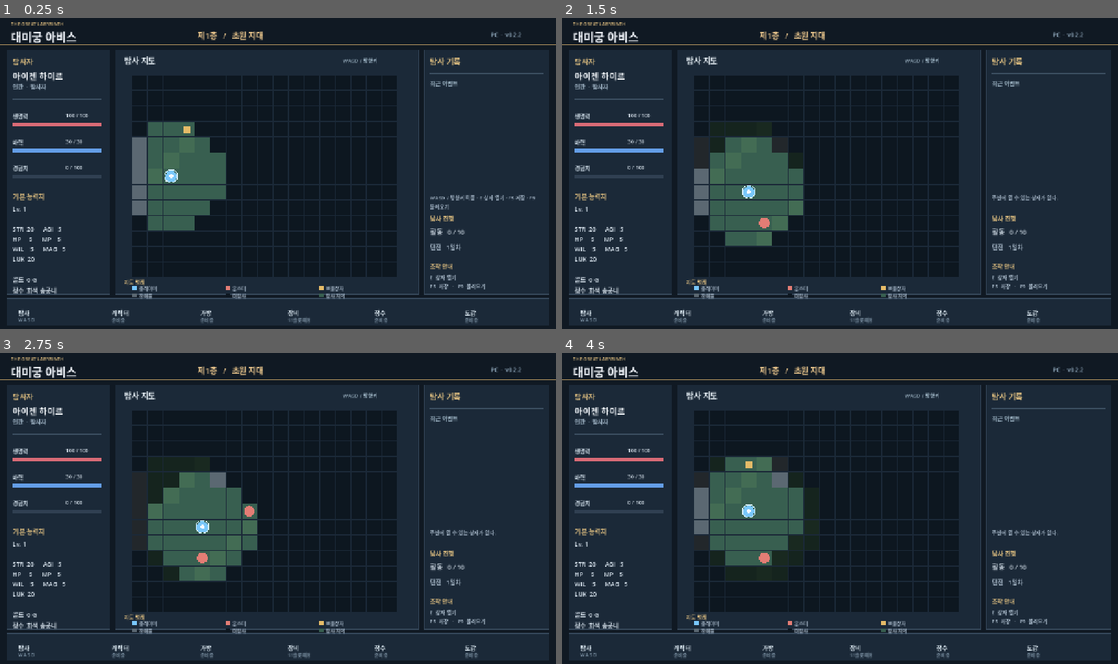
Above: before the commit, frames 1-4 (two rows, left to right).
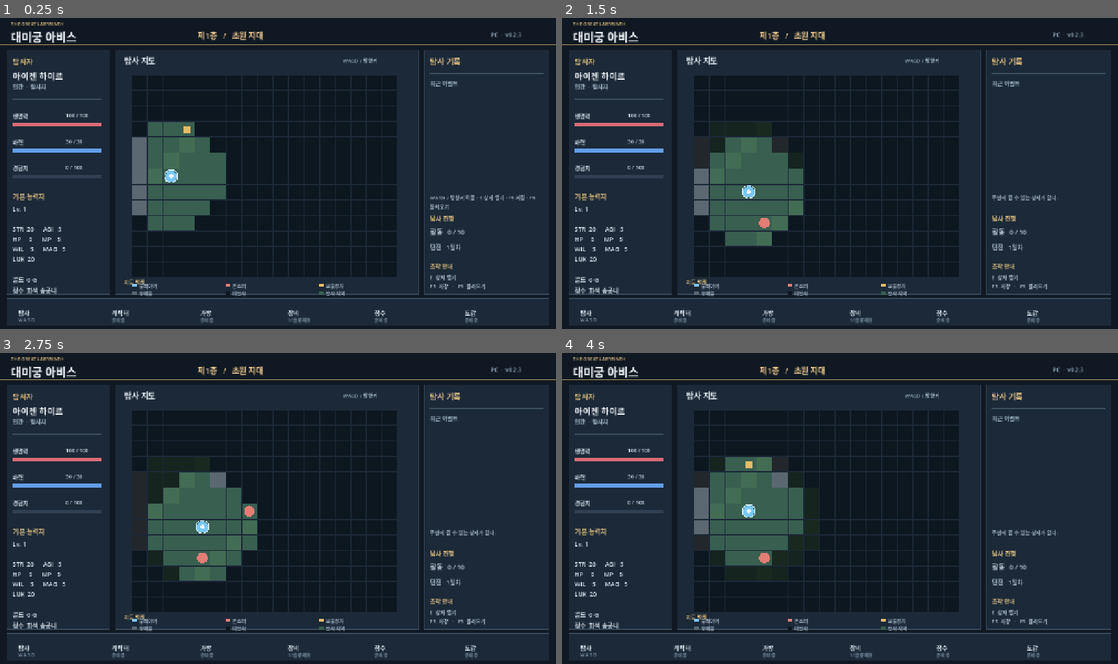
Above: after the commit, the same moments.

Repository: anjunhui007-dev/Abyss_v0_1
Game: Godot game, scene res://scenes/main.tscn
Two runs of this game, one before a commit and one after it. Both use one fixed random seed, a clock stepped at 60 frames per second and the inputs below.
Inputs:
- Up to frame 1 (0.25 s): no input
- Up to frame 2 (1.5 s): tap Enter at 0.5 s; hold D 0.53-1.28 s; tap E at 0.6, 1.35 s; tap Space at 1.25 s; hold S from 1.28 s (still down)
- Up to frame 3 (2.75 s): tap Enter at 2 s; release S at 2.03 s; hold D from 2.03 s (still down); tap E at 2.1 s
- Up to frame 4 (4 s): tap Space at 2.75 s; release D at 2.78 s; hold W 2.78-3.53 s; tap E at 2.85, 3.6 s; tap Enter at 3.5 s; hold A from 3.53 s (still down)

The runs differ from the first frame. In frame 1, 0.4% of the frame differs, in the area x 23-94%, y 5-91%; in frame 2, 0.4%; in frame 3, 0.4%; in frame 4, 0.4%.

Commit message:
Make exploration event log scrollable and persist history in save data

Diff:
--- a/scripts/main.gd
+++ b/scripts/main.gd
@@ -71,7 +71,7 @@
 	_make_label("THE GREAT LABYRINTH", Vector2(25, 9), 11, Color("d7b77b"))
 	_make_label("대미궁 아비스", Vector2(25, 26), 26, Color("f0f4fa"))
 	_make_label("제1층   /   초원 지대", Vector2(455, 30), 18, Color("e5c28a"))
-	_make_label("PC  ·  v0.2.2", Vector2(1130, 33), 13, Color("91a9bd"))
+	_make_label("PC  ·  v0.2.3", Vector2(1130, 33), 13, Color("91a9bd"))
 	_make_label("탐사자", Vector2(29, 90), 17, Color("d9ba7e"))
 	_make_label("아이젠 하이르", Vector2(29, 121), 20, Color("f1f5f9"))
 	_make_label("인간  ·  탐사자", Vector2(29, 151), 13, Color("9fb3c4"))
@@ -91,14 +91,16 @@
 	reward_label.position = Vector2(990, 173)
 	reward_label.size = Vector2(250, 240)
 	reward_label.bbcode_enabled = true
-	reward_label.scroll_active = false
+	reward_label.scroll_active = true
+	reward_label.scroll_following = false
+	reward_label.mouse_filter = Control.MOUSE_FILTER_STOP
 	reward_label.add_theme_font_size_override("normal_font_size", 14)
 	add_child(reward_label)
 	log_label = _make_label("", Vector2(990, 408), 12, Color("a5b6c7"))
 	log_label.size = Vector2(250, 28)
 	log_label.autowrap_mode = TextServer.AUTOWRAP_WORD_SMART
 	_make_label("지도 범례", Vector2(286, 603), 12, Color("d9ba7e"))
-	for legend in [["플레이어", 320, 618], ["몬스터", 535, 618], ["보물상자", 750, 618], ["장애물", 320, 635], ["미탐사", 535, 635], ["탐사 지역", 750, 635]]:
+	for legend in [["플레이어", 320, 612], ["몬스터", 535, 612], ["보물상자", 750, 612], ["장애물", 320, 629], ["미탐사", 535, 629], ["탐사 지역", 750, 629]]:
 		_make_label(str(legend[0]), Vector2(float(legend[1]), float(legend[2])), 11, Color("a5b6c7"))
 	_make_label("탐사 진행", Vector2(990, 454), 14, Color("d9ba7e"))
 	activity_value = _make_label("", Vector2(990, 484), 15)
@@ -144,8 +146,8 @@
 
 func _record_event(title_text: String, gained_gold: int = 0, gained_exp: int = 0) -> void:
 	history.push_front({"title": title_text, "gold": gained_gold, "exp": gained_exp})
-	if history.size() > 6:
-		history.resize(6)
+	if history.size() > 300:
+		history.resize(300)
 
 func _generate_map() -> void:
 	walls.clear()
@@ -340,6 +342,7 @@
 			line += "\n[font_size=12]" + "    ".join(reward_parts) + "[/font_size]"
 		entries.append(line)
 	reward_label.text = "\n\n".join(entries)
+	reward_label.scroll_to_line(0)
 	activity_value.text = "활동   %d / 10" % activity
 	day_value.text = "던전   %d일차" % day
 	if phase == "battle":
@@ -374,7 +377,7 @@
 	draw_rect(Rect2(989, 131, 263, 1), Color("3b4e60"))
 	for i in range(6):
 		var sx: float = 305.0 + float(i % 3) * 215.0
-		var sy: float = 621.0 + float(i / 3) * 17.0
+		var sy: float = 615.0 + float(i / 3) * 17.0
 		var tint: Color = [Color("79c7fa"), Color("e37d75"), Color("e5bb68"), Color("5b6872"), Color("0d1720"), Color("385f50")][i]
 		draw_rect(Rect2(sx, sy, 9, 9), tint)
 	draw_rect(Rect2(989, 438, 263, 1), Color("3b4e60"))
@@ -412,7 +415,7 @@
 	for p in monsters.keys(): m.append([p.x, p.y, monsters[p]])
 	var c: Array = []
 	for p in chests.keys(): c.append([p.x, p.y])
-	var data := {"player": [player.x, player.y], "explored": e, "monsters": m, "chests": c, "hp": hp, "mp": mp, "gold": gold, "exp": exp_points, "level": level, "activity": activity, "day": day}
+	var data := {"player": [player.x, player.y], "explored": e, "monsters": m, "chests": c, "hp": hp, "mp": mp, "gold": gold, "exp": exp_points, "level": level, "activity": activity, "day": day, "history": history}
 	var file := FileAccess.open(SAVE_PATH, FileAccess.WRITE)
 	if file == null:
 		message = "저장 실패"
@@ -447,5 +450,11 @@
 	phase = "explore"
 	battle_panel.visible = false
 	history.clear()
+	if data.has("history") and data["history"] is Array:
+		for event_data in data["history"]:
+			if event_data is Dictionary and event_data.has("title") and event_data.has("gold") and event_data.has("exp"):
+				history.append({"title": str(event_data["title"]), "gold": int(event_data["gold"]), "exp": int(event_data["exp"])})
+				if history.size() >= 300:
+					break
 	message = "저장 데이터 불러오기 완료!"
 	_refresh()
